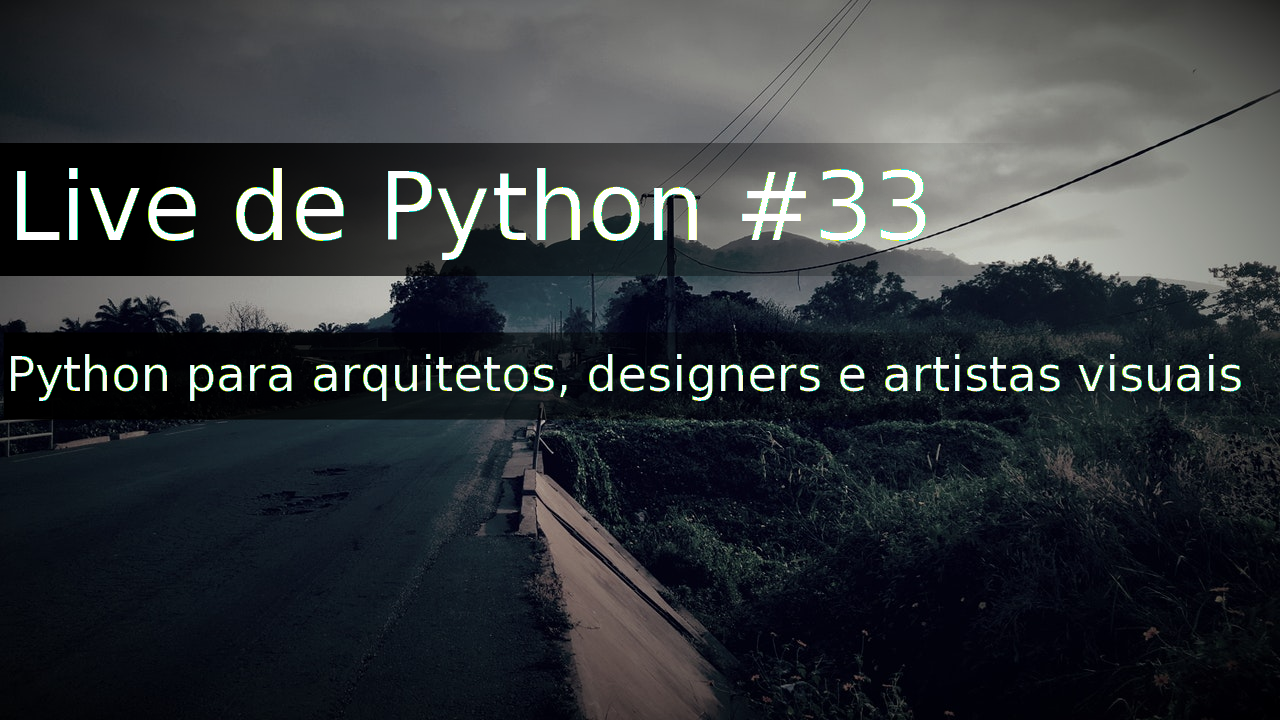
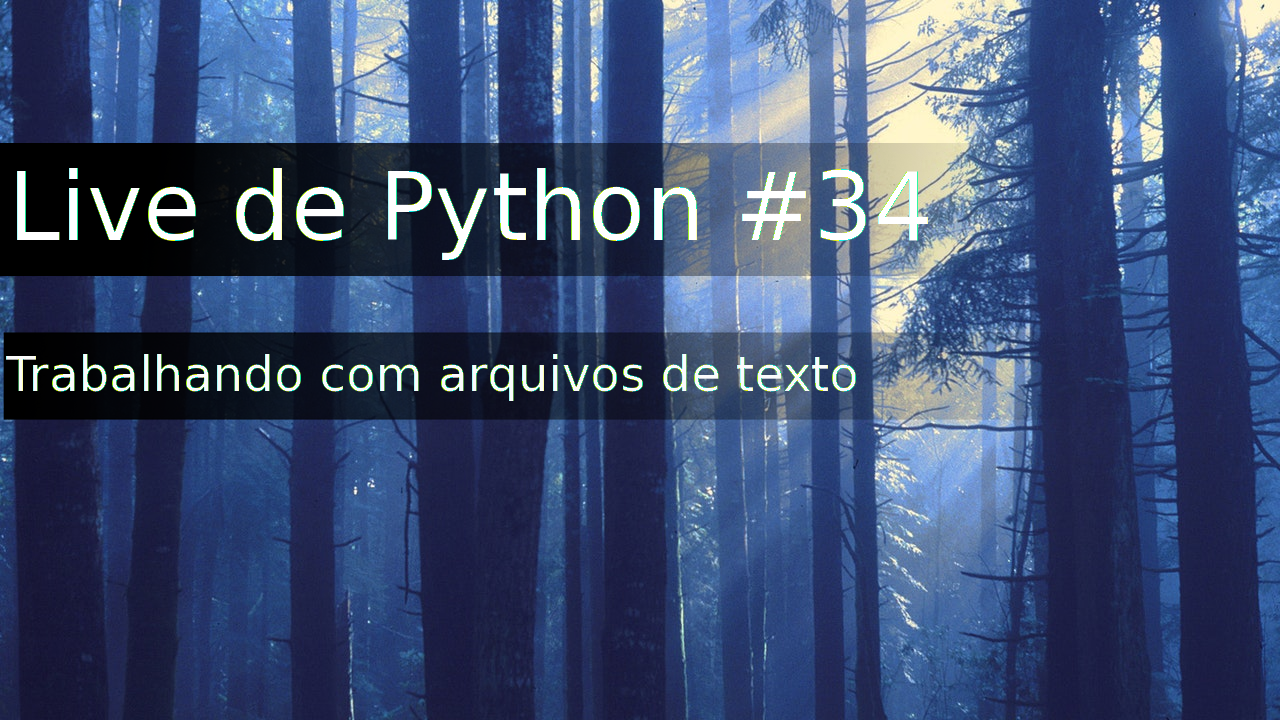
Layered file, before and after one edit (1280×720). Changes by layer:
renamed "Python para arquitetos, design..." to "Trabalhando com arquivos de te...", painted on it over [6, 354, 1241, 401]
renamed "Live de Python #33" to "Live de Python #34", painted on it over [165, 168, 928, 260]
renamed "pexels-photo-776526.jpeg" to "pexels-photo-795722.jpeg", painted on it over [0, 0, 1280, 720]
